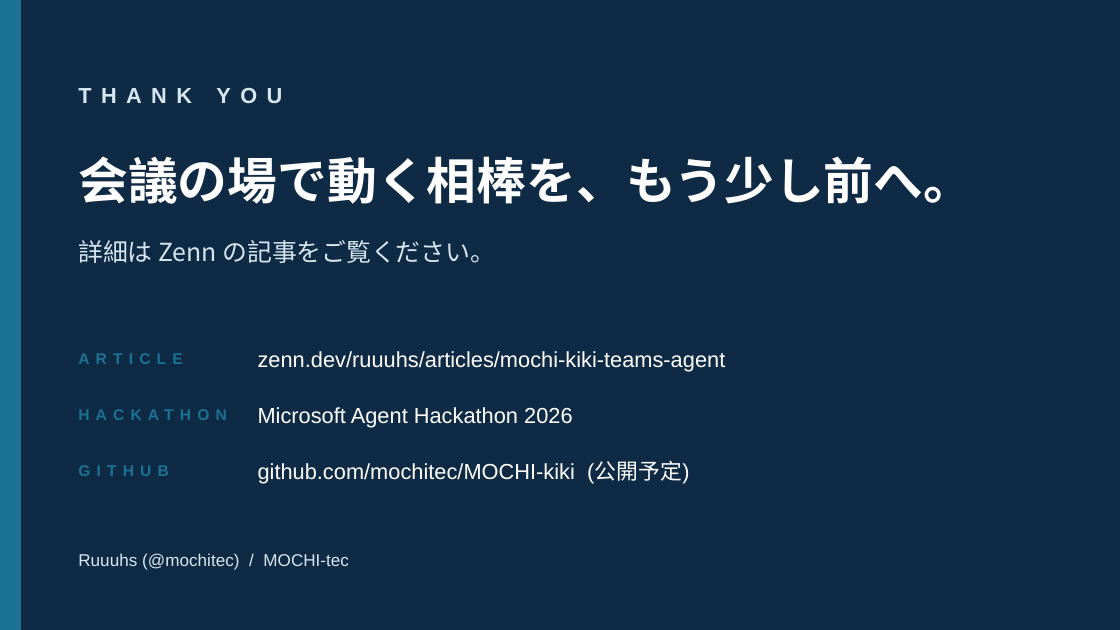
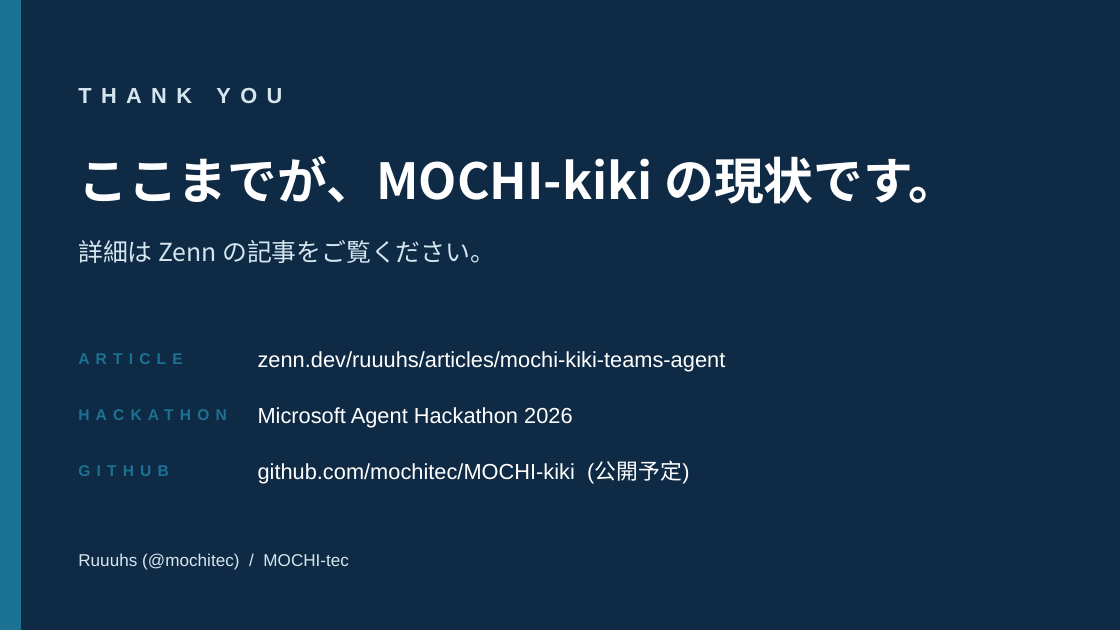
Before and after one commit to MOCHITEC/MOCHI-kiki, a slide deck: slide 12 of articles/mochi-kiki-teams-agent/video/mochi-kiki-demo-deck.pptx. Drawn at 1120x630 pixels with LibreOffice and Linux fonts; fonts in the diff are those of the drawing. Boxes give left, top, right and bottom in pixels: in the first picture for what was removed or moved away, otherwise in the second. Text is boxed around its words. In the diff, an @@ line names an element or a change of style, - is before the commit and + after.

```diff
--- a/articles/mochi-kiki-teams-agent/video/mochi-kiki-demo-deck.pptx
+++ b/articles/mochi-kiki-teams-agent/video/mochi-kiki-demo-deck.pptx
@@ text at <box>78,156,958,204</box>: text changed @@
-会議の場で動く相棒を、もう少し前へ。
+ここまでが、MOCHI-kiki の現状です。
```
Also in this commit, not shown: 5 other slides changed, 3 other files.
